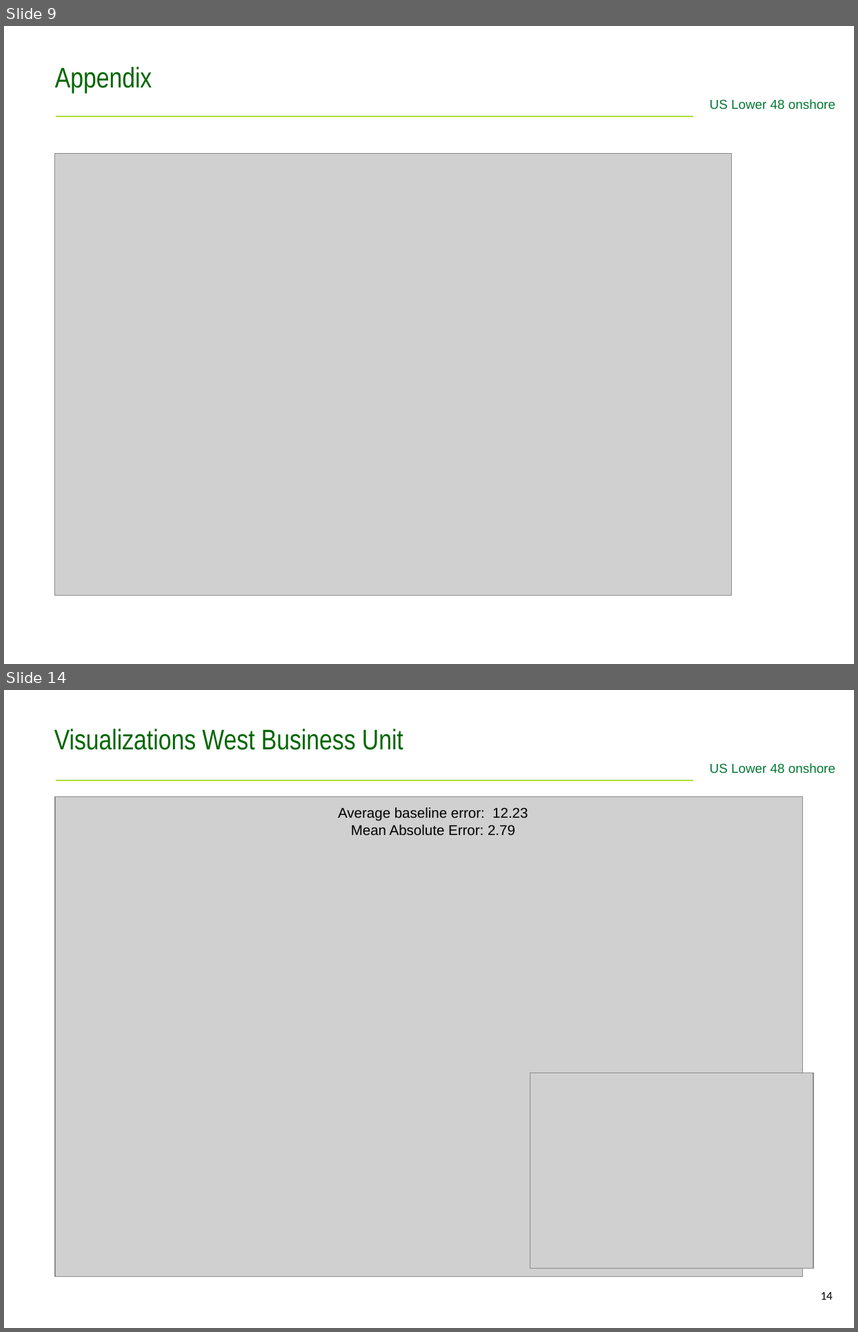
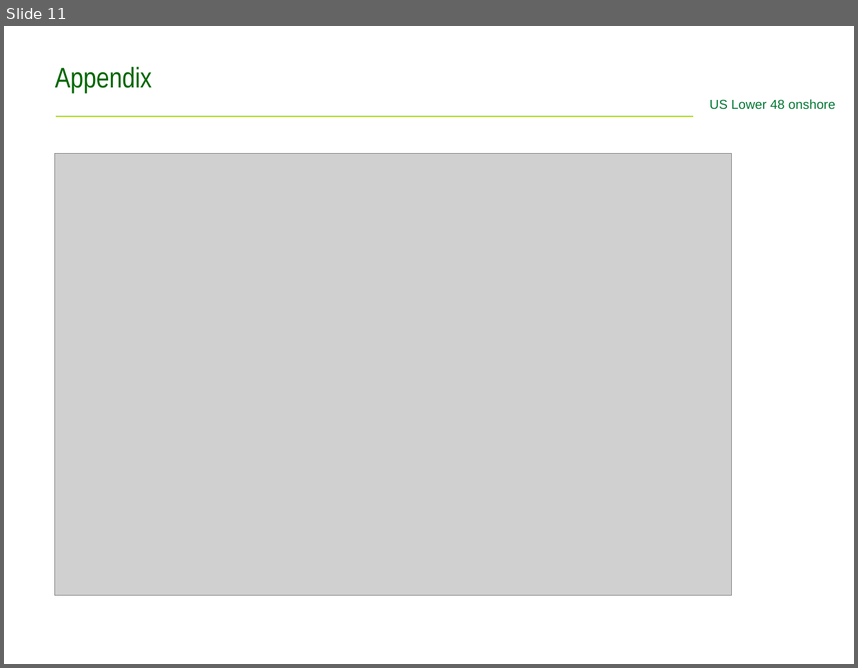
Before and after one commit to treujc/Capstone, a slide deck: Presentation/CapstonePresentation.odp. Shown one above the other, each under a label of ours: slides 9 and 14 before the commit, slide 11 after it; the slides between them are not shown. The pictures are 858x1332 and 858x668 pixels, drawn with LibreOffice and Linux fonts; fonts in the diff are those of the drawing; grey boxes stand for pictures; background and template pictures are left out. Boxes give left, top, right and bottom in pixels: in the first picture for what was removed or moved away, otherwise in the second. Text is boxed around its words. In the diff, an @@ line names an element or a change of style, - is before the commit and + after.

```diff
--- a/Presentation/CapstonePresentation.odp
+++ b/Presentation/CapstonePresentation.odp
@@ slide 14 removed at bbox=[4, 690, 854, 1328], background #FFFFFF; not listed: 2 template elements that a slide beside it also shows @@
@@ title removed at bbox=[54, 729, 404, 750] @@
-Visualizations West Business Unit
@@ picture removed at bbox=[55, 796, 803, 1276] @@
@@ text removed at bbox=[338, 807, 528, 835] @@
-Average baseline error: 12.23
-Mean Absolute Error: 2.79
@@ picture removed at bbox=[530, 1072, 813, 1268] @@
@@ page number removed at bbox=[821, 1292, 833, 1299] @@
-14
@@ what was slide 9 is now slide 11 @@
```
Also in this commit, not shown: 2 slides changed, 13 slides added, 7 other slides removed, 24 other files.
